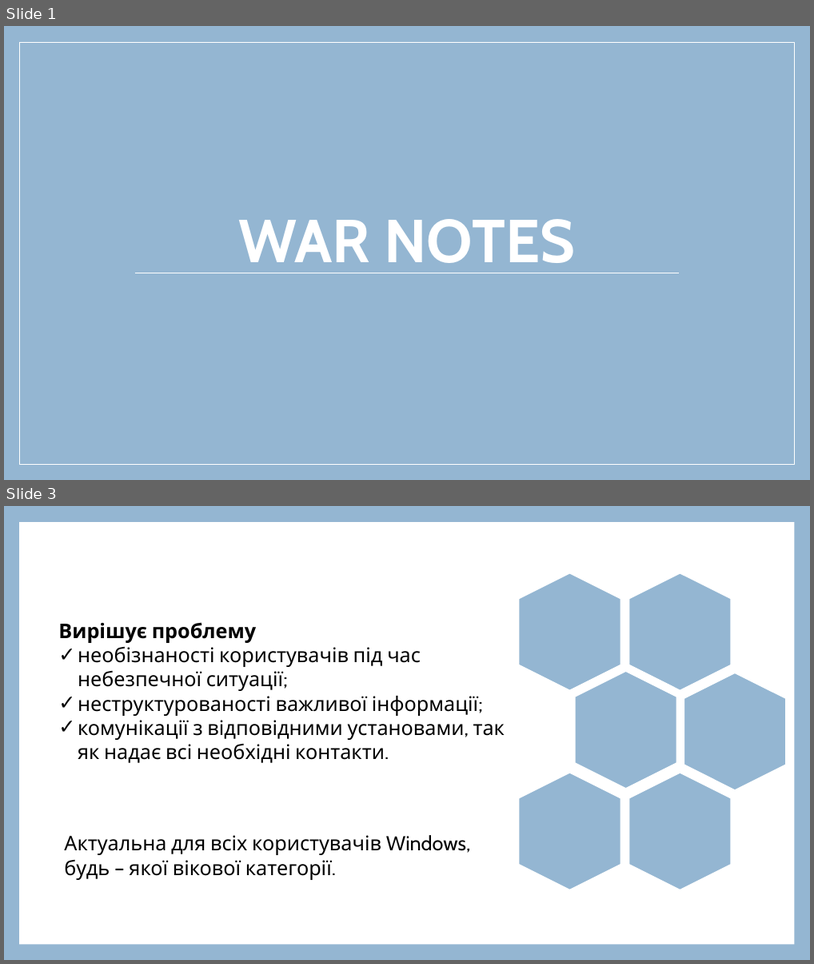
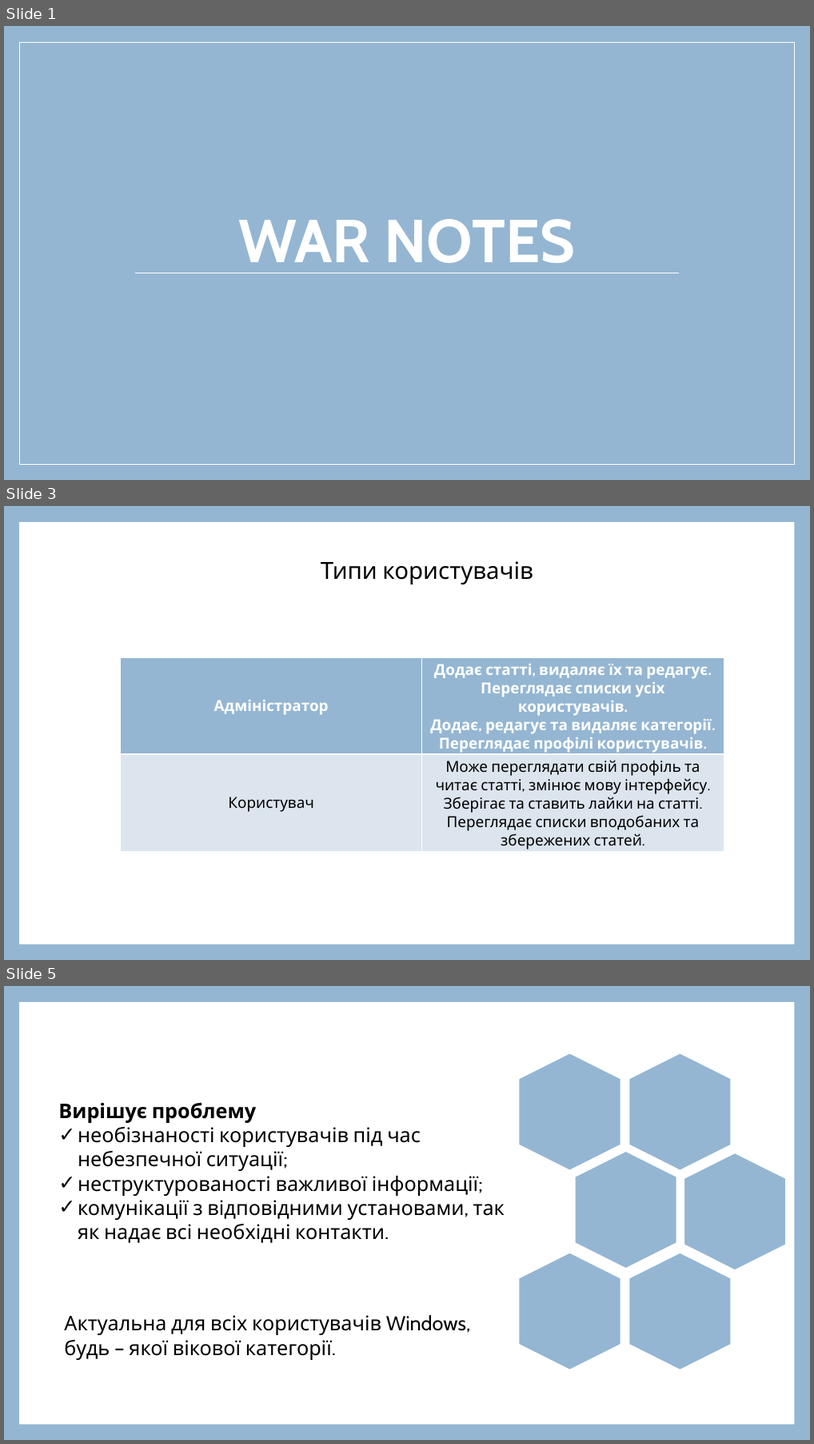
Before and after one commit to NataliaHerus/War-Notes, a slide deck: Documents/WarNotes_presentation.pptx. Shown one above the other, each under a label of ours: slides 1 and 3 before the commit, slides 1, 3 and 5 after it; the slides between them are not shown. The pictures are 814x964 and 814x1444 pixels, drawn with LibreOffice and Linux fonts; fonts in the diff are those of the drawing. Boxes give left, top, right and bottom in pixels: in the first picture for what was removed or moved away, otherwise in the second. Text is boxed around its words. In the diff, an @@ line names an element or a change of style, - is before the commit and + after.

```diff
--- a/Documents/WarNotes_presentation.pptx
+++ b/Documents/WarNotes_presentation.pptx
@@ slide 3 added at (x1=4, y1=506, x2=810, y2=960), background #94B6D2; not listed: 1 template element that a slide beside it also shows @@
@@ text added at (x1=321, y1=561, x2=534, y2=584), 28 pt, text #000000 @@
+Типи користувачів
@@ table added at (x1=121, y1=657, x2=725, y2=852), 2 rows, 2 columns @@
+Адміністратор | Додає статті, видаляє їх та редагує. Переглядає списки усіх користувачів. / Додає, редагує та видаляє категорії. / Переглядає профілі користувачів.
+Користувач | Може переглядати свій профіль та читає статті, змінює мову інтерфейсу. / Зберігає та ставить лайки на статті. / Переглядає списки вподобаних та збережених статей.
@@ what was slide 3 is now slide 5 @@
```
Also in this commit, not shown: 4 slides changed, 1 other slide added, 1 other file.
